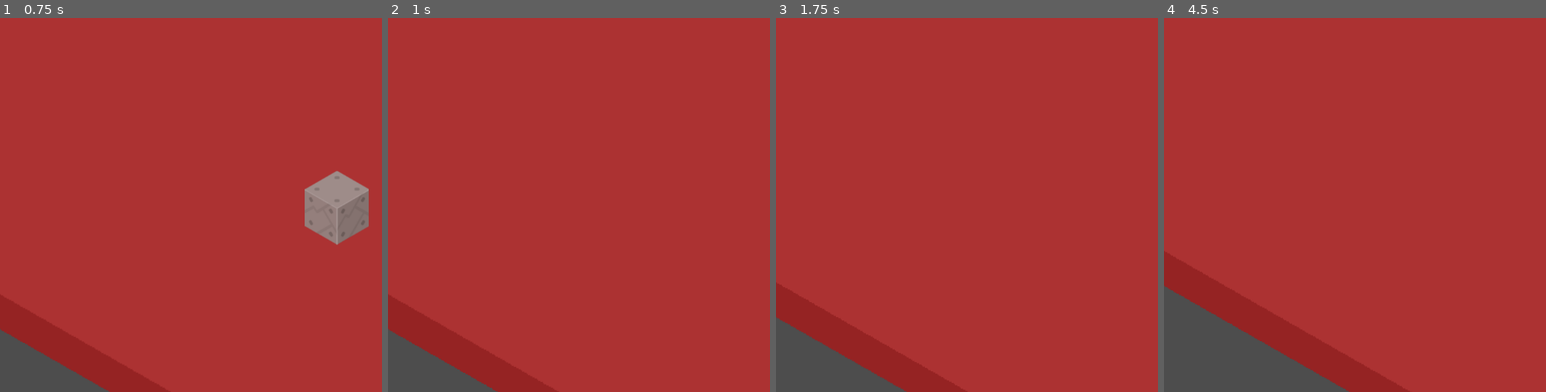
Above: before the commit, frames 1-4 (left to right).
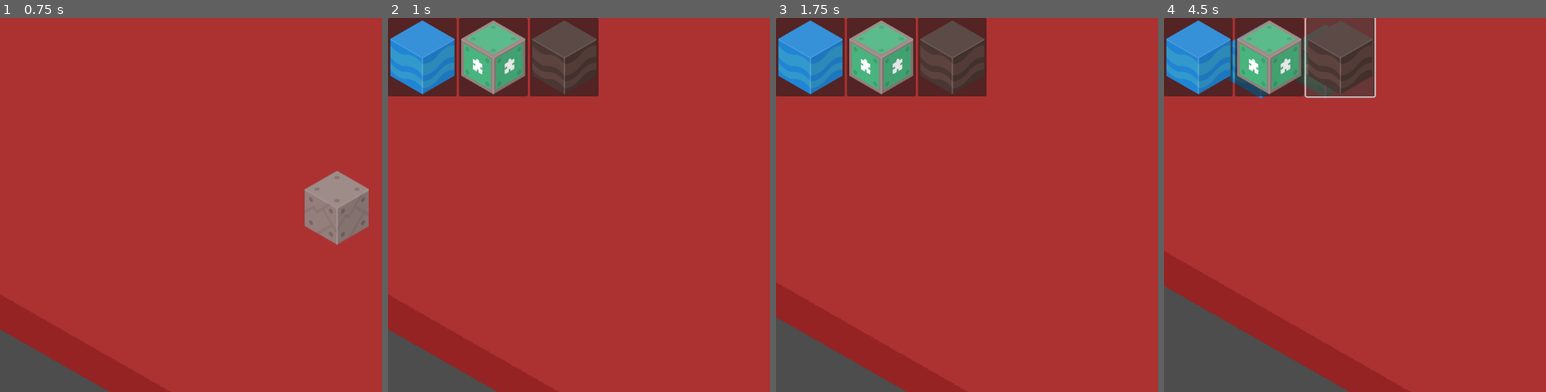
Above: after the commit, the same moments.

Repository: chamerlish/gamble-game-jam
Game: Godot game, scene res://Scenes/world.tscn
The game is run twice, just before and just after one commit, with the same random seed, the same clock (stepped at 60 frames per second) and the same inputs.
Inputs (mouse positions are in pixels of both pictures, inside the frame that each line leads up to):
- Up to frame 1 (0.75 s): tap Enter (ui_accept) at 0.5, 0.6 s; move the mouse to (outside the picture) at 0.52 s; hold Right (move_right) from 0.53 s (still down)
- Up to frame 2 (1 s): keep holding Right (move_right); tap Enter (ui_accept) at 0.77 s
- Up to frame 3 (1.75 s): tap Enter (ui_accept) at 1.07, 1.52, 1.55 s; move the mouse to (974, 223) at 1.27 s; release Right (move_right) at 1.28 s; hold S (move_down) from 1.28 s (still down); click (974, 223) at 1.35 s
- Up to frame 4 (4.5 s): tap Enter (ui_accept) at 1.82, 2.1 s; move the mouse to (outside the picture) at 2.02 s; release S (move_down) at 2.03 s; hold Right (move_right) 2.03-2.75 s; click (1198, 55) at 2.77 s; click (1270, 55) at 3.52 s; click (1339, 55) at 4.27 s

Frame 1 is identical in both runs. In frame 2, 11% of the frame differs, in the area x 0-56%, y 0-21%; in frame 3, 11%; in frame 4, 12%, in the area x 0-56%, y 0-22%.

Commit message:
you can now choose what to build and working day and night cycle

Diff:
--- a/Scenes/Machines/machine1.tscn
+++ b/Scenes/Machines/machine1.tscn
@@ -6,11 +6,6 @@
 [node name="Machine" type="StaticBody2D"]
 y_sort_enabled = true
 script = ExtResource("1_h612m")
-placed = null
-sprite = null
-machine_name = null
-odds_of_winning = null
-prize_money = null
 
 [node name="Sprite2D" type="Sprite2D" parent="."]
 texture = ExtResource("1_xuuum")
--- /dev/null
+++ b/Scenes/Machines/machine_selection_button.tscn
@@ -0,0 +1,23 @@
+[gd_scene load_steps=3 format=3 uid="uid://bnb3o1vl7dq6r"]
+
+[ext_resource type="Script" uid="uid://csejebpvy41nk" path="res://Scripts/machine_selection_button.gd" id="1_0mkwh"]
+
+[sub_resource type="Theme" id="Theme_0mkwh"]
+
+[node name="MachineSelectionButton" type="Button"]
+offset_right = 54.0
+offset_bottom = 70.0
+script = ExtResource("1_0mkwh")
+machine_id = 1
+
+[node name="Sprite2D" type="TextureRect" parent="."]
+visible = false
+layout_mode = 1
+anchors_preset = 15
+anchor_right = 1.0
+anchor_bottom = 1.0
+grow_horizontal = 2
+grow_vertical = 2
+theme = SubResource("Theme_0mkwh")
+
+[connection signal="pressed" from="." to="." method="_on_pressed"]
--- /dev/null
+++ b/Scenes/UI/night_sim_hud.gd
@@ -0,0 +1,7 @@
+extends Control
+
+func _process(delta: float) -> void:
+	if Global.night == true:
+		show()
+	else:
+		hide()
--- /dev/null
+++ b/Scenes/UI/night_sim_hud.tscn
@@ -0,0 +1,25 @@
+[gd_scene load_steps=2 format=3 uid="uid://lx7i37jmv8dj"]
+
+[ext_resource type="PackedScene" uid="uid://bnb3o1vl7dq6r" path="res://Scenes/Machines/machine_selection_button.tscn" id="1_0vmel"]
+
+[node name="NightSimHUD" type="Control"]
+layout_mode = 3
+anchors_preset = 0
+offset_right = 40.0
+offset_bottom = 40.0
+
+[node name="HBoxContainer" type="HBoxContainer" parent="."]
+layout_mode = 0
+offset_right = 40.0
+offset_bottom = 40.0
+
+[node name="MachineSelectionButton" parent="HBoxContainer" instance=ExtResource("1_0vmel")]
+layout_mode = 2
+machine_id = 0
+
+[node name="MachineSelectionButton2" parent="HBoxContainer" instance=ExtResource("1_0vmel")]
+layout_mode = 2
+
+[node name="MachineSelectionButton3" parent="HBoxContainer" instance=ExtResource("1_0vmel")]
+layout_mode = 2
+machine_id = 2
--- a/Scenes/world.tscn
+++ b/Scenes/world.tscn
@@ -1,9 +1,11 @@
-[gd_scene load_steps=8 format=4 uid="uid://drr7hq8vxf7td"]
+[gd_scene load_steps=10 format=4 uid="uid://drr7hq8vxf7td"]
 
 [ext_resource type="TileSet" uid="uid://56n7ritx5voh" path="res://test_tileset.tres" id="1_a02cp"]
 [ext_resource type="Texture2D" uid="uid://cwx446ejrntq5" path="res://test_tilesheet.png" id="2_fo5ed"]
 [ext_resource type="PackedScene" uid="uid://cvh4be0iakbb8" path="res://Scenes/player.tscn" id="2_go701"]
 [ext_resource type="Texture2D" uid="uid://v1cr1j4hsatp" path="res://test_tileset.png" id="3_5ukr8"]
+[ext_resource type="PackedScene" uid="uid://lx7i37jmv8dj" path="res://Scenes/UI/night_sim_hud.tscn" id="5_fo5ed"]
+[ext_resource type="Script" uid="uid://b1h0f1u4onopf" path="res://Scenes/UI/night_sim_hud.gd" id="6_5ukr8"]
 
 [sub_resource type="TileSetAtlasSource" id="TileSetAtlasSource_o06y3"]
 texture = ExtResource("2_fo5ed")
@@ -57,3 +59,8 @@
 player_camera = NodePath("../Camera2D")
 
 [node name="Camera2D" type="Camera2D" parent="."]
+
+[node name="CanvasLayer" type="CanvasLayer" parent="."]
+
+[node name="NightSimHUD" parent="CanvasLayer" instance=ExtResource("5_fo5ed")]
+script = ExtResource("6_5ukr8")
--- a/Scripts/global.gd
+++ b/Scripts/global.gd
@@ -14,3 +14,7 @@
 	iso.x = (cartesian.x - cartesian.y) * TILE_SIZE.x / RATIO.x
 	iso.y = (cartesian.x + cartesian.y) * TILE_SIZE.y / RATIO.y
 	return iso
+
+# To go from day to night and from night to day
+func change_night_state():
+	night = not Global.night
--- a/Scripts/global_machine.gd
+++ b/Scripts/global_machine.gd
@@ -1,8 +1,15 @@
 extends Node
 
+signal selected_machine_changed(machine_id: int)
 
 var machine_list: Array[PackedScene] = [
 	preload("res://Scenes/Machines/machine1.tscn"),
 	preload("res://Scenes/Machines/machine2.tscn"),
 	preload("res://Scenes/Machines/machine3.tscn")
 ]
+
+func change_selected_machine(machine_id: int):
+	selected_machine_changed.emit(machine_id)
+
+func get_machine_icon(machine_id: int) -> Texture2D:
+	return GlobalMachine.machine_list[machine_id].instantiate().get_node("Sprite2D").texture
--- a/Scripts/machine.gd
+++ b/Scripts/machine.gd
@@ -16,6 +16,10 @@
 @export var odds_of_winning: float
 @export var prize_money: int
 
+func _ready() -> void:
+	# TODO: fix this
+	texture = $Sprite2D.texture
+	print(texture)
 
 
 func _process(delta: float) -> void:
--- /dev/null
+++ b/Scripts/machine_selection_button.gd
@@ -0,0 +1,11 @@
+extends Button
+
+
+@export var machine_id: int
+
+func _ready() -> void:
+	#$Sprite2D.texture =
+	icon = GlobalMachine.get_machine_icon(machine_id)
+
+func _on_pressed() -> void:
+	GlobalMachine.change_selected_machine(machine_id)
--- a/Scripts/player.gd
+++ b/Scripts/player.gd
@@ -11,6 +11,7 @@
 func _ready() -> void:
 	player_camera.global_position = global_position
 
+	GlobalMachine.selected_machine_changed.connect(pick_machine)
 
 func _physics_process(delta: float) -> void:
 
@@ -20,7 +21,7 @@
 		$Sprite2D.show()
 
 	if Input.is_action_just_pressed("ui_accept"):
-		Global.night = not Global.night
+		Global.change_night_state()
 		clear_selected_machine()
 
 	var input_dir := Vector2(
@@ -60,7 +61,7 @@
 
 func pick_machine(id: int):
 	clear_selected_machine()
-
+	print(id)
 	selected_machine = GlobalMachine.machine_list[id].instantiate()
 	selected_machine.player = self
 	get_tree().get_root().add_child(selected_machine)
Not shown, added: Scenes/UI/night_sim_hud.gd.uid
Not shown, added: Scripts/machine_selection_button.gd.uid
